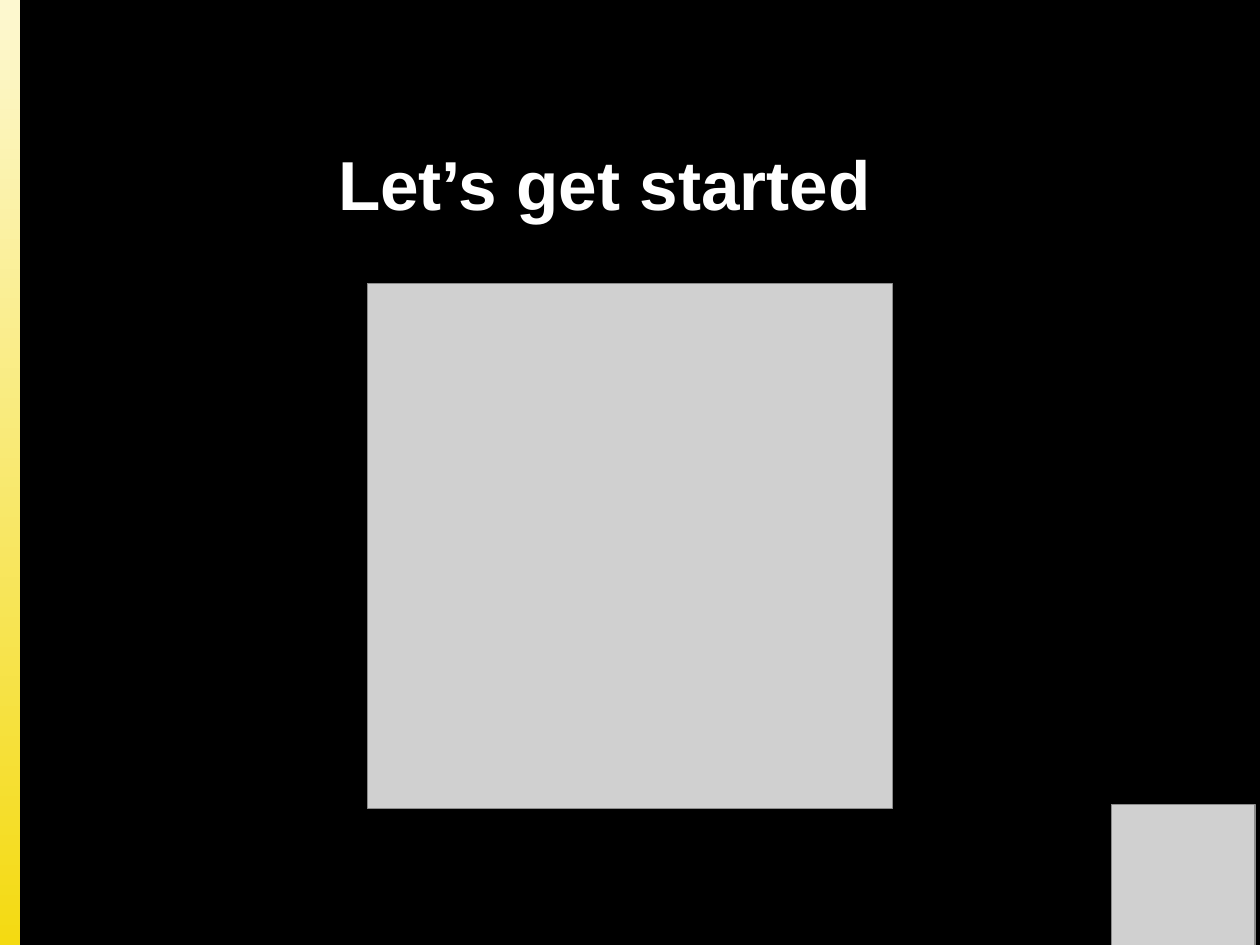
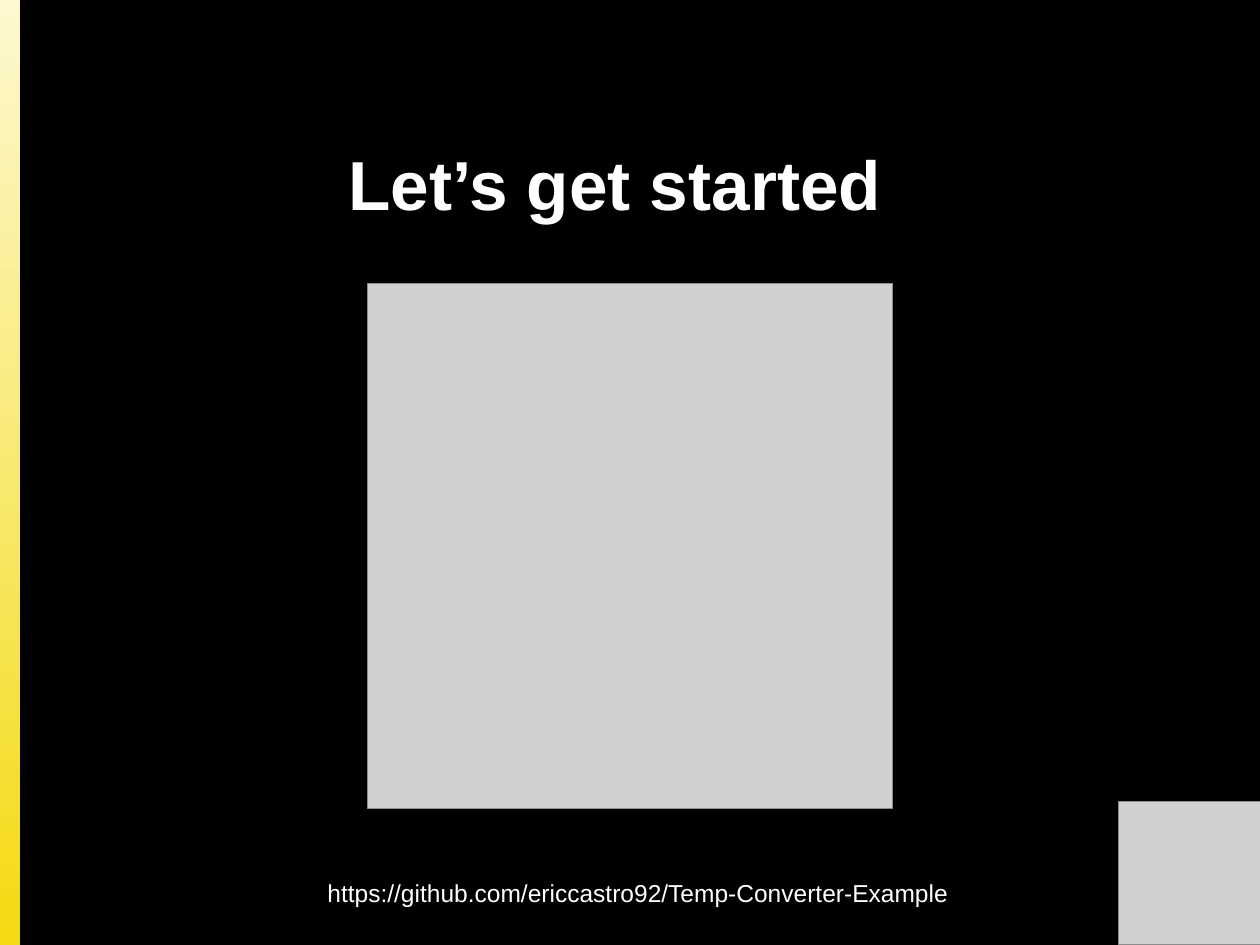
Before and after one commit to ericcastro92/Temp-Converter-Example, a slide deck: slide 7 of Android Development Tutorial.pptx. Drawn at 1260x945 pixels with LibreOffice and Linux fonts; fonts in the diff are those of the drawing; grey boxes stand for pictures; background and template pictures are left out. Boxes give left, top, right and bottom in pixels: in the first picture for what was removed or moved away, otherwise in the second. Text is boxed around its words. In the diff, an @@ line names an element or a change of style, - is before the commit and + after.

```diff
--- a/Android Development Tutorial.pptx
+++ b/Android Development Tutorial.pptx
@@ title "Let’s get started": place and size @@
-title "Let’s get started" at [338, 159, 871, 223]
+title "Let’s get started" at [349, 159, 881, 223]
@@ picture: place and size @@
-picture at [1111, 804, 1255, 945]
+picture at [1119, 801, 1260, 945]
@@ text added at [327, 884, 947, 907], 14 pt, text #FFFFFF @@
+https://github.com/ericcastro92/Temp-Converter-Example
```
Also in this commit, not shown: 1 other slide changed, 1 other file.
